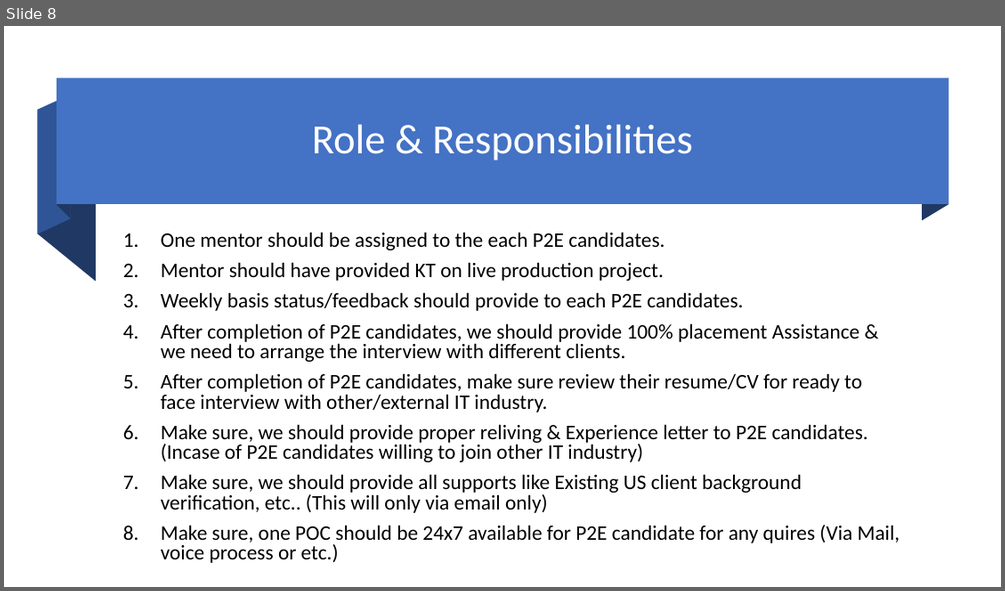
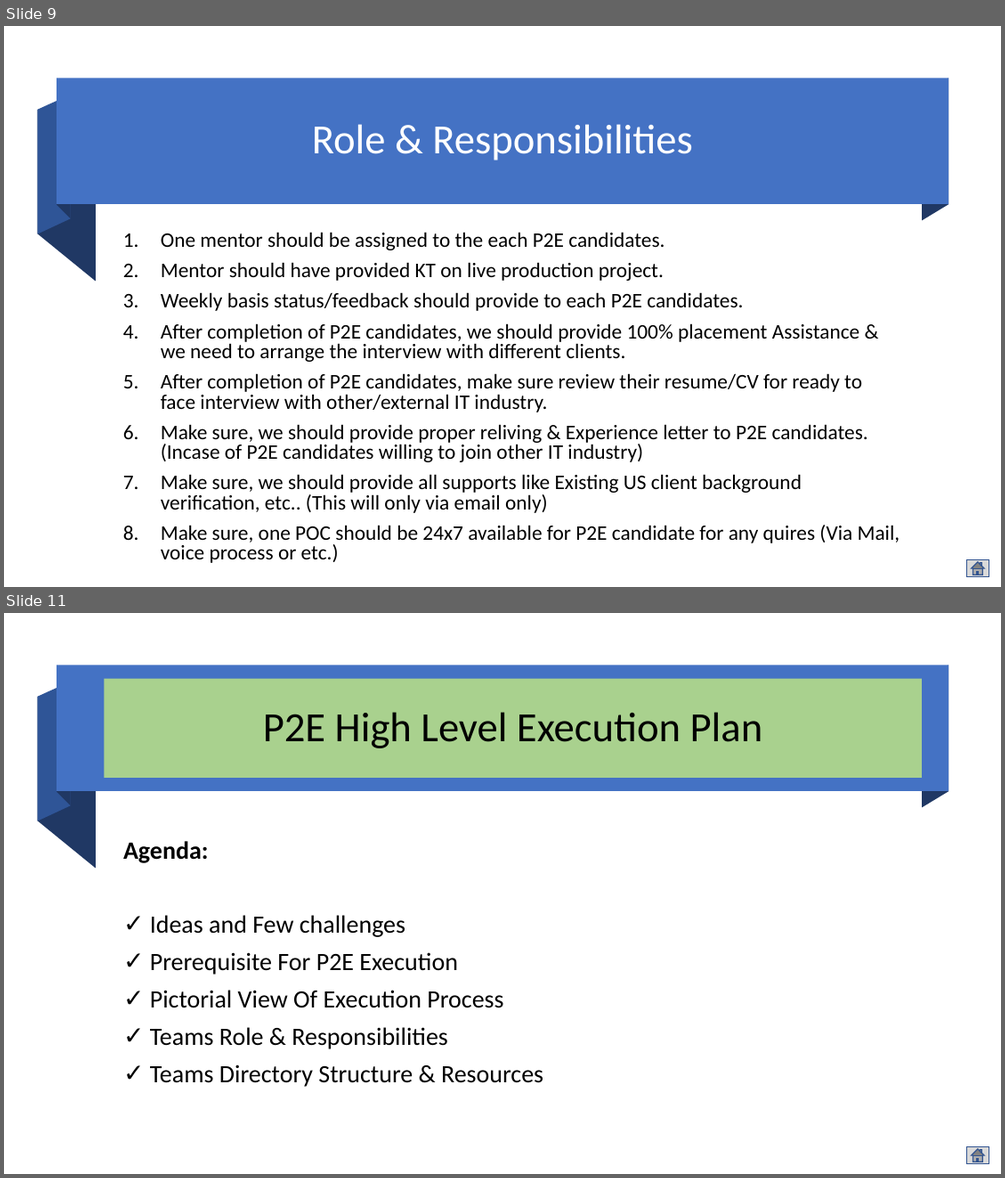
Before and after one commit to mjanwar/document, a slide deck: eTechlogix-Academic-Professional-Training-Plan.pptx. Shown one above the other, each under a label of ours: slide 8 before the commit, slides 9 and 11 after it; the slides between them are not shown. The pictures are 1005x591 and 1005x1178 pixels, drawn with LibreOffice and Linux fonts; fonts in the diff are those of the drawing. Boxes give left, top, right and bottom in pixels: in the first picture for what was removed or moved away, otherwise in the second. Text is boxed around its words. In the diff, an @@ line names an element or a change of style, - is before the commit and + after.

```diff
--- a/eTechlogix-Academic-Professional-Training-Plan.pptx
+++ b/eTechlogix-Academic-Professional-Training-Plan.pptx
@@ slide 11 added at bbox=[4, 613, 1001, 1174], background #FFFFFF @@
@@ rectangle added at bbox=[57, 666, 948, 792], fill #4472C4 @@
@@ freeform shape added at bbox=[57, 666, 71, 805], fill #203864 @@
@@ freeform shape added at bbox=[922, 666, 948, 808], fill #203864 @@
@@ freeform shape added at bbox=[38, 682, 71, 821], fill #2F5597 @@
@@ title added at bbox=[105, 679, 922, 779], fill #A9D18E, 40 pt, text #000000 @@
+P2E High Level Execution Plan
@@ freeform shape added at bbox=[38, 697, 96, 868], fill #203864 @@
@@ text added at bbox=[123, 841, 543, 1086], 24 pt, text #000000 @@
+Agenda:
+✓ Ideas and Few challenges
+✓ Prerequisite For P2E Execution
+✓ Pictorial View Of Execution Process
+✓ Teams Role & Responsibilities
+✓ Teams Directory Structure & Resources
@@ action button home added at bbox=[967, 1147, 989, 1164], fill #D9D9D9, outline #325491 1 pt @@
@@ what was slide 8 is now slide 9 @@
@@ slide 9 changed as well @@
@@ action button home added at bbox=[967, 560, 989, 577], fill #D9D9D9, outline #325491 1 pt @@
```
Also in this commit, not shown: 9 other slides changed, 10 other slides added.
